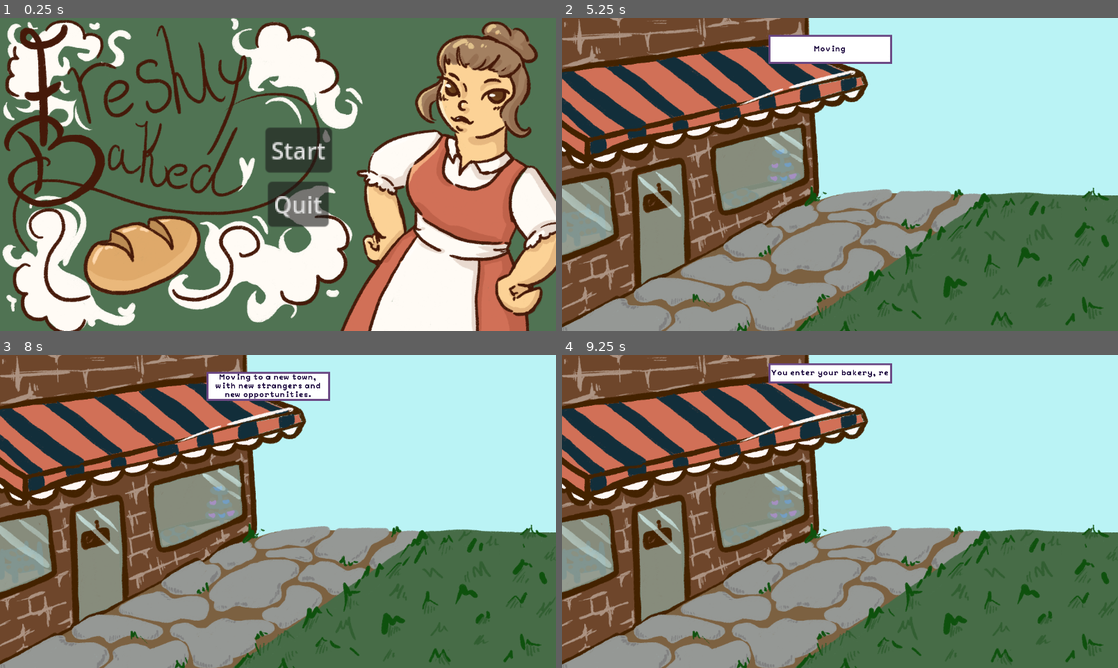
Above: before the commit, frames 1-4 (two rows, left to right).
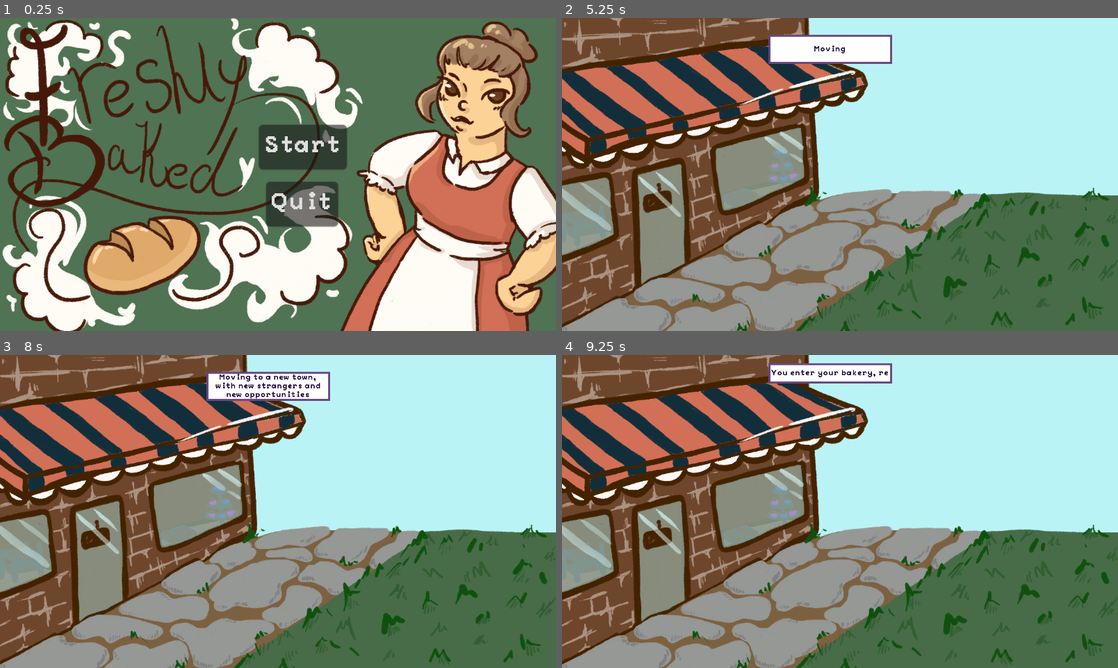
Above: after the commit, the same moments.

Repository: LauraVEkris/FreshlyBaked
Game: Godot game, scene res://scenes/main.tscn
The game is run twice, just before and just after one commit, with the same random seed, the same clock (stepped at 60 frames per second) and the same inputs. Sound files missing from this copy of the repository are replaced by a short silence.
Inputs (mouse positions are in pixels of both pictures, inside the frame that each line leads up to):
- Up to frame 1 (0.25 s): no input
- Up to frame 2 (5.25 s): click (684, 246) at 0.5 s; click (684, 246) at 1.25 s; click (789, 243) at 2 s; click (789, 243) at 2.75 s; click (945, 233) at 3.5 s; click (945, 233) at 4.25 s; click "Start" at 5 s
- Up to frame 3 (8 s): click (278, 577) at 5.75 s; click (278, 577) at 6.5 s; move the mouse to (400, 495) at 7.27 s; hold Right (right) from 7.28 s (still down); hold Space (advance_dialogue) from 7.28 s (still down)
- Up to frame 4 (9.25 s): move the mouse to (728, 527) at 8.02 s; release Right (right) at 8.03 s; release Space (advance_dialogue) at 8.03 s; hold Left (left) 8.03-8.78 s; tap Space (advance_dialogue) at 8.1 s; move the mouse to (895, 442) at 8.77 s; hold Right (right) from 8.78 s (still down); hold Space (advance_dialogue) from 8.78 s (still down)

The runs differ from the first frame. In frame 1, 1.9% of the frame differs, in the area x 46-63%, y 34-67%; in frame 2, nothing differs; in frame 3, 0.2%; in frame 4, nothing differs.

Commit message:
more perfectionist stuff

Diff:
--- a/objects/timer.tscn
+++ b/objects/timer.tscn
@@ -1,7 +1,14 @@
-[gd_scene load_steps=3 format=3 uid="uid://8o32bi2mgyer"]
+[gd_scene load_steps=4 format=3 uid="uid://8o32bi2mgyer"]
 
 [ext_resource type="Script" uid="uid://v2gjjnhj8sjl" path="res://scripts/timer.gd" id="1_bhth0"]
-[ext_resource type="LabelSettings" uid="uid://c6g5ggnxybek0" path="res://assets/label-settings.tres" id="2_lw61g"]
+[ext_resource type="FontFile" uid="uid://cnyepyujqcaum" path="res://assets/Peaberry-Font-v2.0/Peaberry Font Family/Peaberry Doublespace/Peaberry-Doublespace.otf" id="2_lw61g"]
+
+[sub_resource type="LabelSettings" id="LabelSettings_frcg5"]
+line_spacing = 2.0
+font = ExtResource("2_lw61g")
+font_size = 32
+font_color = Color(0.0938003, 0.0169189, 0.231623, 1)
+outline_size = 5
 
 [node name="Timer" type="Control"]
 layout_mode = 3
@@ -10,6 +17,7 @@
 anchor_bottom = 1.0
 grow_horizontal = 2
 grow_vertical = 2
+mouse_filter = 2
 script = ExtResource("1_bhth0")
 
 [node name="Label" type="Label" parent="."]
@@ -19,7 +27,7 @@
 offset_right = 51.0
 offset_bottom = 33.0
 text = "00:00"
-label_settings = ExtResource("2_lw61g")
+label_settings = SubResource("LabelSettings_frcg5")
 
 [node name="Timer" type="Timer" parent="."]
 wait_time = 300.0
--- a/scenes/main.tscn
+++ b/scenes/main.tscn
@@ -14,6 +14,21 @@
 [ext_resource type="Texture2D" uid="uid://clrm01dq0uxqo" path="res://assets/screens/bakeryOutside.png" id="11_umlfg"]
 [ext_resource type="Texture2D" uid="uid://b57fv0ntkcr7s" path="res://assets/screens/mainMenu.png" id="13_r5srh"]
 [ext_resource type="AudioStream" uid="uid://dl04oj0dga4en" path="res://sound/podcast-soothing-serene-smooth-jazz-romantic-cafe-vibes-213058.mp3" id="14_a8y0u"]
+[ext_resource type="FontFile" uid="uid://cnyepyujqcaum" path="res://assets/Peaberry-Font-v2.0/Peaberry Font Family/Peaberry Doublespace/Peaberry-Doublespace.otf" id="14_jkv2x"]
+
+[sub_resource type="LabelSettings" id="LabelSettings_jkv2x"]
+line_spacing = 2.0
+font = ExtResource("14_jkv2x")
+font_size = 32
+font_color = Color(0.0938003, 0.0169189, 0.231623, 1)
+outline_size = 5
+
+[sub_resource type="LabelSettings" id="LabelSettings_jbj1t"]
+line_spacing = 2.0
+font = ExtResource("14_jkv2x")
+font_size = 32
+font_color = Color(0.0938003, 0.0169189, 0.231623, 1)
+outline_size = 5
 
 [node name="Control" type="Control"]
 layout_mode = 3
@@ -168,6 +183,7 @@
 offset_bottom = 33.0
 grow_horizontal = 0
 text = "00/00"
+label_settings = SubResource("LabelSettings_jkv2x")
 
 [node name="dayLabel" type="Label" parent="."]
 layout_mode = 1
@@ -180,6 +196,7 @@
 offset_bottom = 73.0
 grow_horizontal = 0
 text = "day: 0"
+label_settings = SubResource("LabelSettings_jbj1t")
 
 [node name="cutsceneRect" type="TextureRect" parent="."]
 layout_mode = 0
@@ -212,13 +229,14 @@
 anchor_top = 0.5
 anchor_right = 0.5
 anchor_bottom = 0.5
-offset_left = -26.0
-offset_top = -97.5
-offset_right = 20.0
-offset_bottom = -66.5
+offset_left = -40.5
+offset_top = -103.5
+offset_right = 20.5
+offset_bottom = -72.5
 grow_horizontal = 2
 grow_vertical = 2
 scale = Vector2(3, 3)
+theme_override_fonts/font = ExtResource("14_jkv2x")
 text = "Start"
 
 [node name="quitButton" type="Button" parent="Menu"]
@@ -235,6 +253,7 @@
 grow_horizontal = 2
 grow_vertical = 2
 scale = Vector2(3, 3)
+theme_override_fonts/font = ExtResource("14_jkv2x")
 text = "Quit"
 
 [node name="AudioStreamPlayer2D" type="AudioStreamPlayer2D" parent="."]
--- a/scripts/minigames/cookie_game.gd
+++ b/scripts/minigames/cookie_game.gd
@@ -37,7 +37,9 @@
 	if tiles != 0:
 		minigameNode.doneMinigame("fail")
 	elif tiles == 0:
-		minigameNode.doneMinigame("win")
+		if int(timer.time_left) >= 20:
+			minigameNode.doneMinigame("perfect")
+		else: minigameNode.doneMinigame("win")
 
 
 func _on_tile_fill_mouse_entered(answerNR:int) -> void:
--- a/scripts/singletons/gameManager.gd
+++ b/scripts/singletons/gameManager.gd
@@ -34,7 +34,7 @@
 	cutscene = $/root/Control/cutsceneRect
 
 	#start the first day
-	lines = ["Moving to a new town, with new strangers and new opportunities.",
+	lines = ["Moving to a new town, with new strangers and new opportunities",
 	"You enter your bakery, ready for a fresh start"]
 	cutscene.visible = true
 	DialogueManager.startDialogue(lines)
@@ -64,7 +64,7 @@
 		#start next day
 		days += 1
 		dayLabel.text = "day: " + str(days)
-		neededPoints += 15
+		neededPoints += 20
 		neededCustomers += 2
 		points = 0
 		pointsLabel.text = "points: " + str(points) + "/" + str(neededPoints)
Not shown: 1 places in scenes/main.tscn that only renumber resources
